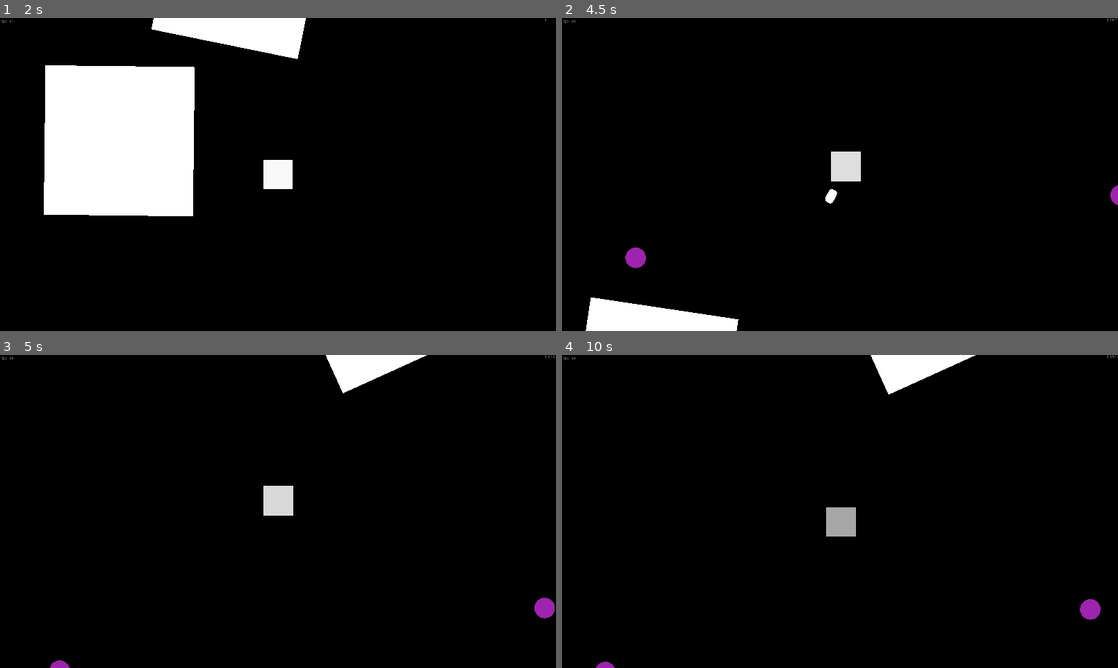
Above: before the commit, frames 1-4 (two rows, left to right).
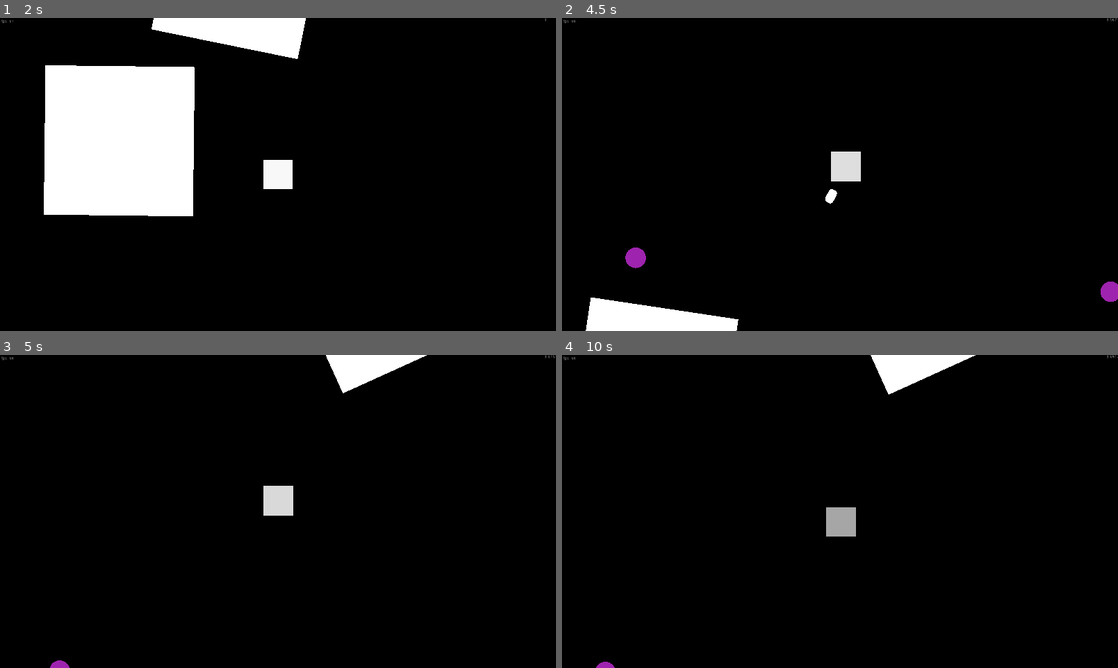
Above: after the commit, the same moments.

Repository: 0stam/void
Game: Godot game, scene res://ui/MainMenu.tscn
Same seed, same stepped clock (60 frames per second), same inputs: the game is played once before the commit and once after it.
Inputs (mouse positions are in pixels of both pictures, inside the frame that each line leads up to):
- Up to frame 1 (2 s): click "Play" at 0.5 s; click "Play" at 1.25 s
- Up to frame 2 (4.5 s): tap Enter at 2 s; move the mouse to (962, 158) at 2.02 s; hold D (right) 2.03-2.78 s; click (962, 158) at 2.17 s; move the mouse to (728, 190) at 2.77 s; hold S (down) 2.78-3.53 s; move the mouse to (895, 105) at 3.52 s; hold D (right) 3.53-4.28 s; move the mouse to (812, 237) at 4.27 s; hold W (up) from 4.28 s (still down); click (812, 237) at 4.42 s
- Up to frame 3 (5 s): keep holding W (up)
- Up to frame 4 (10 s): move the mouse to (1006, 558) at 5.02 s; release W (up) at 5.03 s; hold A (left) 5.03-6.53 s; move the mouse to (673, 464) at 5.77 s; move the mouse to (867, 511) at 6.52 s; hold S (down) 6.53-7.28 s; click (867, 511) at 6.67 s; move the mouse to (756, 433) at 7.27 s; hold D (right) 7.28-8.03 s; move the mouse to (962, 495) at 8.02 s; hold W (up) 8.03-8.78 s; move the mouse to (728, 527) at 8.77 s; hold D (right) 8.78-9.53 s; click (728, 527) at 8.92 s; move the mouse to (895, 442) at 9.52 s; hold S (down) from 9.53 s (still down)

Frame 1 is identical in both runs. In frame 2, 0.2% of the frame differs, in the area x 96-100%, y 53-91%; in frame 3, 0.2%; in frame 4, 0.2%.

Commit message:
Make bullets use auto adjusting physics process

Diff:
--- a/entities/Bullet.gd
+++ b/entities/Bullet.gd
@@ -24,7 +24,7 @@
 
 
 
-func _process(delta):
+func _physics_process(delta):
 	position += direction * delta
 
 
--- a/entities/Bullet.tscn
+++ b/entities/Bullet.tscn
@@ -4,7 +4,7 @@
 [ext_resource path="res://entities/Bullet.gd" type="Script" id=2]
 
 [sub_resource type="RectangleShape2D" id=1]
-extents = Vector2( 18.7338, 29.8053 )
+extents = Vector2( 16.9141, 26.9327 )
 
 [node name="Bullet" type="Area2D"]
 collision_layer = 8
--- a/entities/Energy.tscn
+++ b/entities/Energy.tscn
@@ -4,7 +4,7 @@
 [ext_resource path="res://entities/Energy.gd" type="Script" id=2]
 
 [sub_resource type="CircleShape2D" id=1]
-radius = 50.2403
+radius = 39.1004
 
 [node name="Energy" type="Node2D"]
 script = ExtResource( 2 )
--- a/entities/Player.gd
+++ b/entities/Player.gd
@@ -51,6 +51,8 @@
 
 
 func _on_ChunkTimer_timeout():
+	Global.fps = Engine.get_frames_per_second()
+
 	Global.calculate_progress()
 	get_tree().call_group("chunk", "check_death", position)
 
--- a/global/global.gd
+++ b/global/global.gd
@@ -1,4 +1,8 @@
 extends Node
+
+# Physics process control
+var fps : int = 60 setget set_fps
+var typical_fps = [30, 60, 75, 120, 144, 240]
 
 # Settings
 var chunk_extend : float = 1000
@@ -77,3 +81,15 @@
 		elif level < 0:
 			level = known_level
 	initialize_level(levels[level])
+
+
+func set_fps(val : int):
+	if val != fps:
+		fps = typical_fps[-1]
+		for i in range(1, len(typical_fps)):
+			if abs(typical_fps[i] - val) > abs(typical_fps[i - 1] - val):
+				fps = typical_fps[i - 1]
+				break
+
+		Engine.iterations_per_second = val * 2
+		fps = val
